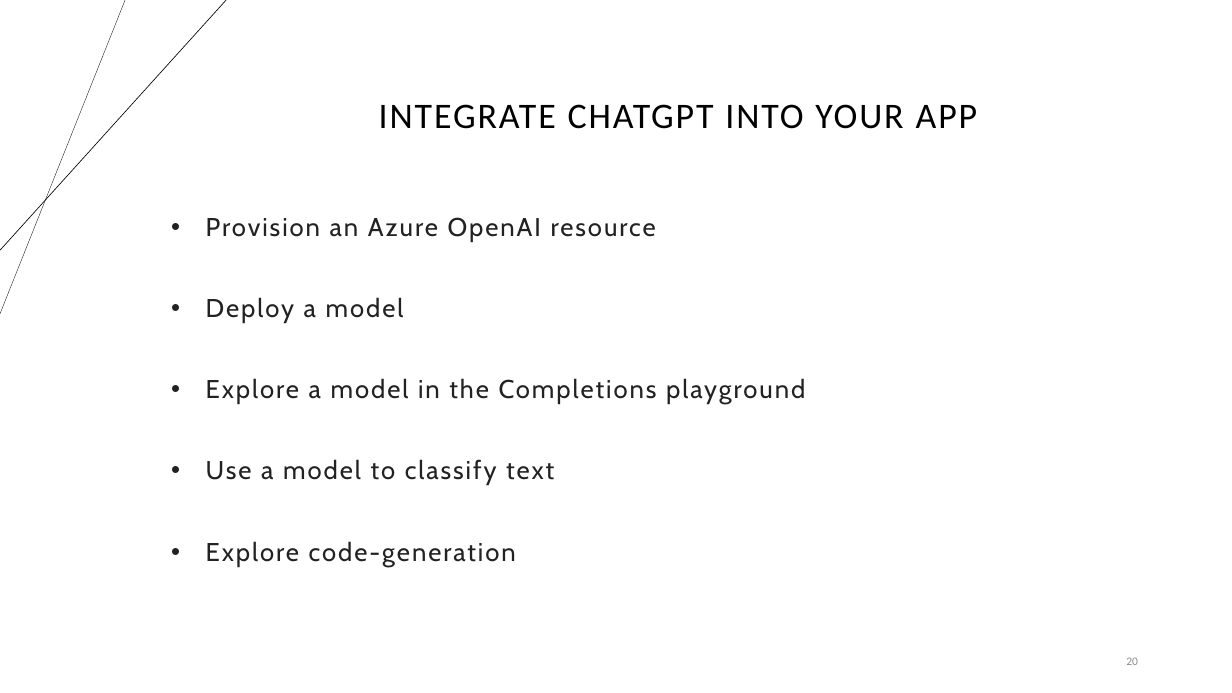
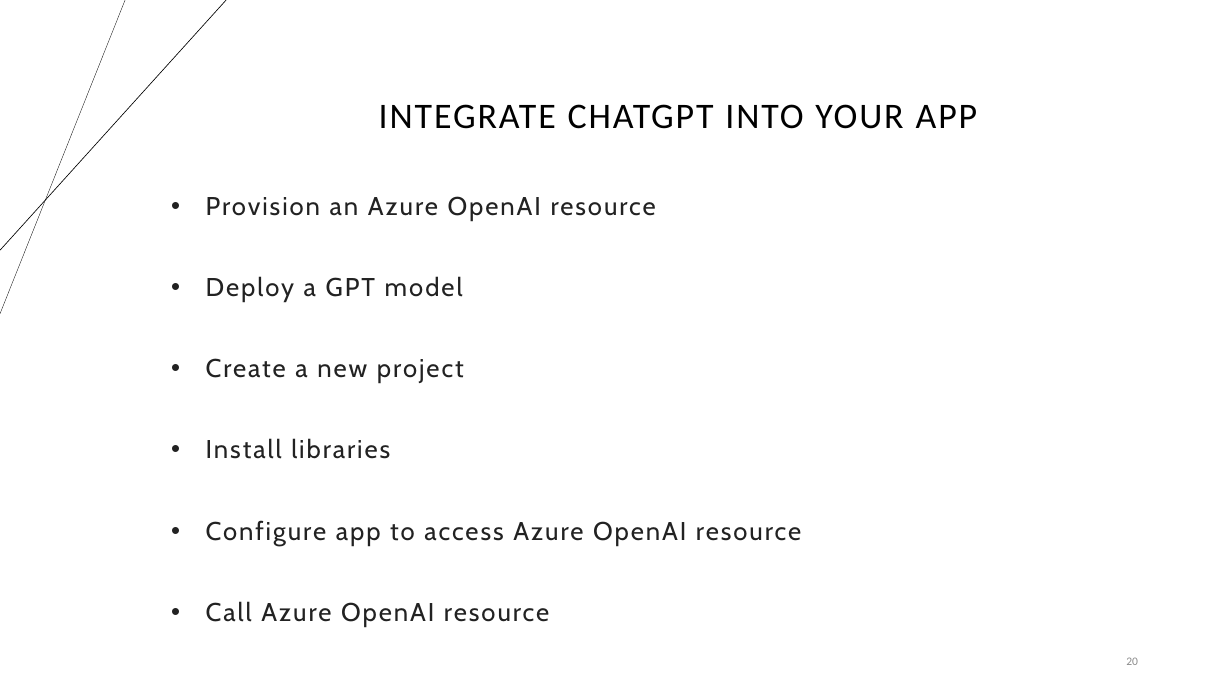
Before and after one commit to sujoy-saha/Develop-AI-solutions-with-Azure-AI, a slide deck: slide 20 of 6. Develop AI solutions with Azure OpenAI/Develop AI solutions with Azure OpenAI.pptx. Drawn at 1232x693 pixels with LibreOffice and Linux fonts; fonts in the diff are those of the drawing. Boxes give left, top, right and bottom in pixels: in the first picture for what was removed or moved away, otherwise in the second. Text is boxed around its words. In the diff, an @@ line names an element or a change of style, - is before the commit and + after.

```diff
--- a/6. Develop AI solutions with Azure OpenAI/Develop AI solutions with Azure OpenAI.pptx
+++ b/6. Develop AI solutions with Azure OpenAI/Develop AI solutions with Azure OpenAI.pptx
@@ text at (206, 276, 801, 626): text changed @@
-• Deploy a model
-• Explore a model in the Completions playground
-• Use a model to classify text
-• Explore code-generation
+• Deploy a GPT model
+• Create a new project
+• Install libraries
+• Configure app to access Azure OpenAI resource
+• Call Azure OpenAI resource
```
Also in this commit, not shown: 7 other slides changed, 4 slides added, 4 slides removed, 2 other files.
